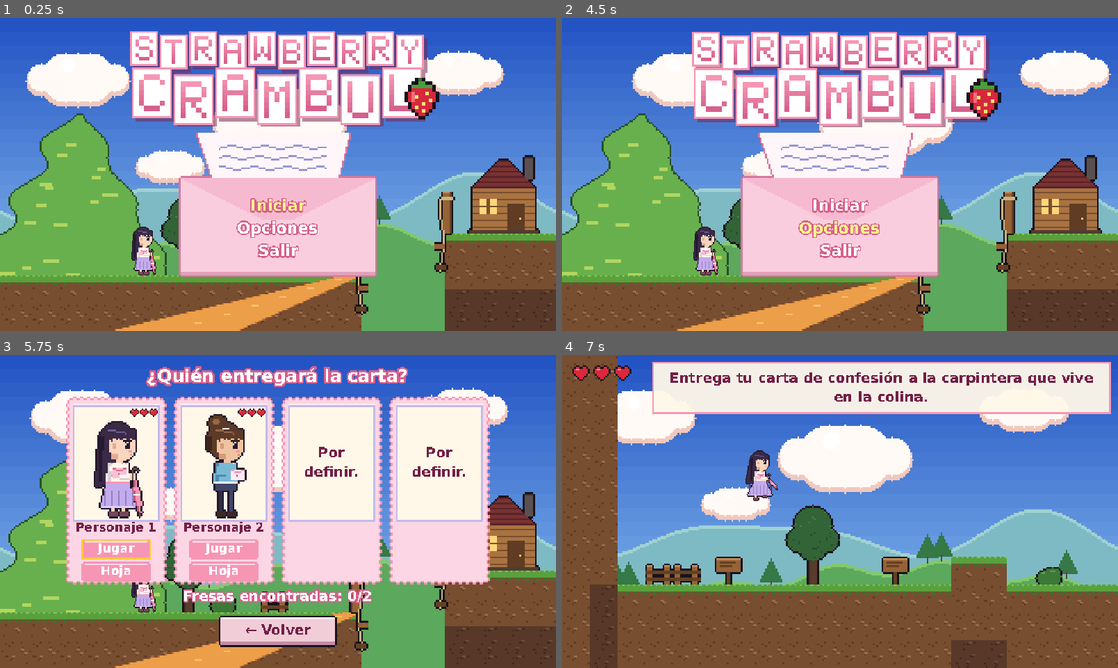
Above: before the commit, frames 1-4 (two rows, left to right).
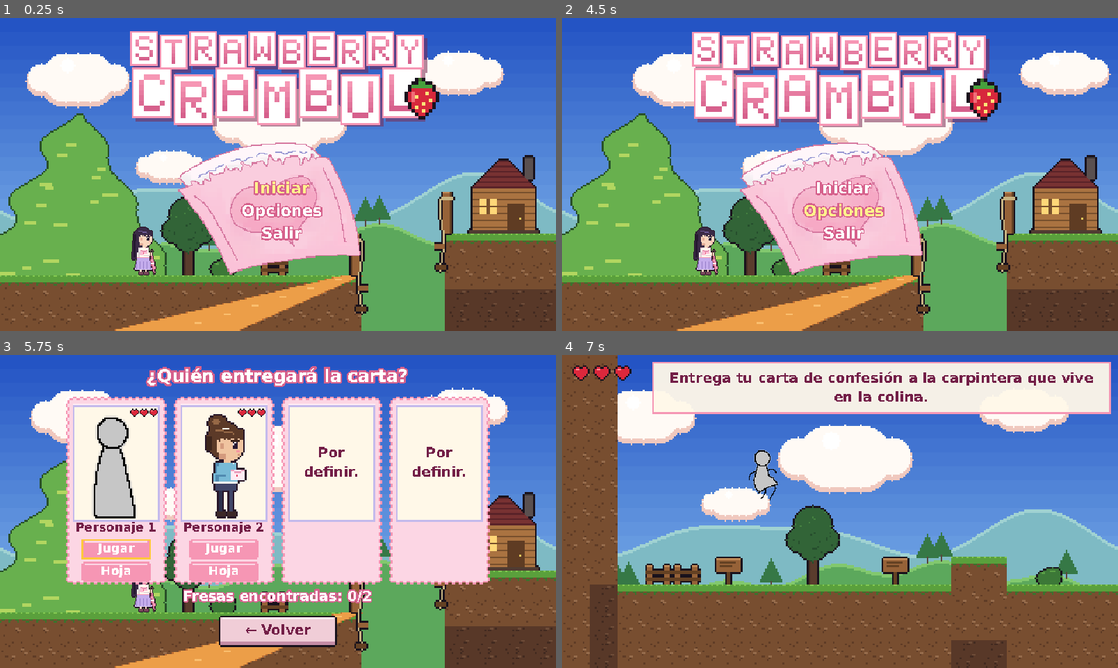
Above: after the commit, the same moments.

Repository: El-zapato/strawberry-crambul
Game: Godot game, scene res://scenes/ui/MainMenu.tscn
The game is run twice, just before and just after one commit, with the same random seed, the same clock (stepped at 60 frames per second) and the same inputs. Sound files missing from this copy of the repository are replaced by a short silence.
Inputs (mouse positions are in pixels of both pictures, inside the frame that each line leads up to):
- Up to frame 1 (0.25 s): no input
- Up to frame 2 (4.5 s): click "Opciones" at 0.5 s; click "Música: Sí" at 1.25 s; click "Música: No" at 2 s; click "Sonido: Sí" at 2.75 s; click "Sonido: No" at 3.5 s; click "Volver" at 4.25 s
- Up to frame 3 (5.75 s): click "Iniciar" at 5 s
- Up to frame 4 (7 s): click "Jugar" at 5.75 s; move the mouse to (962, 495) at 6.52 s; hold D (move_right) from 6.53 s (still down); click (962, 495) at 6.67 s; tap Space (jump) at 6.77 s

The runs differ from the first frame. In frame 1, 9.0% of the frame differs, in the area x 32-68%, y 36-83%; in frame 2, 8.9%; in frame 3, 2.4%; in frame 4, 0.7%.

Commit message:
NuevosSprites-personaje1

Diff:
--- a/assets/tilesets/level1_tileset.tres
+++ b/assets/tilesets/level1_tileset.tres
@@ -1,6 +1,6 @@
-[gd_resource type="TileSet" format=3]
+[gd_resource type="TileSet" format=3 uid="uid://dd5g2lcptelxj"]
 
-[ext_resource type="Texture2D" path="res://assets/sprites/tiles/level1_tiles.png" id="1_5v8ax"]
+[ext_resource type="Texture2D" uid="uid://55rmmckp3lsr" path="res://assets/sprites/tiles/level1_tiles.png" id="1_5v8ax"]
 
 [sub_resource type="TileSetAtlasSource" id="TileSetAtlasSource_n201d"]
 texture = ExtResource("1_5v8ax")
--- a/assets/ui/pixel_theme.tres
+++ b/assets/ui/pixel_theme.tres
@@ -1,48 +1,15 @@
-[gd_resource type="Theme" load_steps=22 format=3 uid="uid://pixel_theme"]
+[gd_resource type="Theme" format=3 uid="uid://cpl53560j6m3y"]
 
-[ext_resource type="Texture2D" path="res://assets/sprites/ui/button_normal.png" id="1_button_normal"]
-[ext_resource type="Texture2D" path="res://assets/sprites/ui/button_hover.png" id="2_button_hover"]
-[ext_resource type="Texture2D" path="res://assets/sprites/ui/button_pressed.png" id="3_button_pressed"]
-[ext_resource type="Texture2D" path="res://assets/sprites/ui/button_disabled.png" id="4_button_disabled"]
-[ext_resource type="Texture2D" path="res://assets/sprites/ui/button_focus.png" id="5_button_focus"]
-[ext_resource type="Texture2D" path="res://assets/sprites/ui/panel.png" id="6_panel"]
-[ext_resource type="Texture2D" path="res://assets/sprites/ui/pill_normal.png" id="7_pill_normal"]
-[ext_resource type="Texture2D" path="res://assets/sprites/ui/pill_hover.png" id="8_pill_hover"]
-[ext_resource type="Texture2D" path="res://assets/sprites/ui/pill_pressed.png" id="9_pill_pressed"]
-[ext_resource type="FontFile" path="res://assets/fonts/DejaVuSans-Bold.ttf" id="99_font"]
-
-[sub_resource type="StyleBoxTexture" id="Style_button_normal"]
-content_margin_left = 10.0
-content_margin_top = 6.0
-content_margin_right = 10.0
-content_margin_bottom = 8.0
-texture = ExtResource("1_button_normal")
-texture_margin_left = 8.0
-texture_margin_top = 8.0
-texture_margin_right = 8.0
-texture_margin_bottom = 8.0
-
-[sub_resource type="StyleBoxTexture" id="Style_button_hover"]
-content_margin_left = 10.0
-content_margin_top = 6.0
-content_margin_right = 10.0
-content_margin_bottom = 8.0
-texture = ExtResource("2_button_hover")
-texture_margin_left = 8.0
-texture_margin_top = 8.0
-texture_margin_right = 8.0
-texture_margin_bottom = 8.0
-
-[sub_resource type="StyleBoxTexture" id="Style_button_pressed"]
-content_margin_left = 10.0
-content_margin_top = 8.0
-content_margin_right = 10.0
-content_margin_bottom = 6.0
-texture = ExtResource("3_button_pressed")
-texture_margin_left = 8.0
-texture_margin_top = 8.0
-texture_margin_right = 8.0
-texture_margin_bottom = 8.0
+[ext_resource type="Texture2D" uid="uid://uhef5bjut6q1" path="res://assets/sprites/ui/button_normal.png" id="1_button_normal"]
+[ext_resource type="Texture2D" uid="uid://c7u8hb1fygm58" path="res://assets/sprites/ui/button_hover.png" id="2_button_hover"]
+[ext_resource type="Texture2D" uid="uid://cbgtnqcbbcgtd" path="res://assets/sprites/ui/button_pressed.png" id="3_button_pressed"]
+[ext_resource type="Texture2D" uid="uid://c88htl1eqh058" path="res://assets/sprites/ui/button_disabled.png" id="4_button_disabled"]
+[ext_resource type="Texture2D" uid="uid://cehhmr3yblerx" path="res://assets/sprites/ui/button_focus.png" id="5_button_focus"]
+[ext_resource type="Texture2D" uid="uid://bdr0ofoyd1lqt" path="res://assets/sprites/ui/panel.png" id="6_panel"]
+[ext_resource type="Texture2D" uid="uid://d2nxieoyes86h" path="res://assets/sprites/ui/pill_normal.png" id="7_pill_normal"]
+[ext_resource type="Texture2D" uid="uid://b22fwokig3j7w" path="res://assets/sprites/ui/pill_hover.png" id="8_pill_hover"]
+[ext_resource type="Texture2D" uid="uid://bwt8ocae1g7d6" path="res://assets/sprites/ui/pill_pressed.png" id="9_pill_pressed"]
+[ext_resource type="FontFile" uid="uid://c81fkfmgpj8d0" path="res://assets/fonts/DejaVuSans-Bold.ttf" id="99_font"]
 
 [sub_resource type="StyleBoxTexture" id="Style_button_disabled"]
 content_margin_left = 10.0
@@ -66,6 +33,45 @@
 texture_margin_right = 8.0
 texture_margin_bottom = 8.0
 
+[sub_resource type="StyleBoxTexture" id="Style_button_hover"]
+content_margin_left = 10.0
+content_margin_top = 6.0
+content_margin_right = 10.0
+content_margin_bottom = 8.0
+texture = ExtResource("2_button_hover")
+texture_margin_left = 8.0
+texture_margin_top = 8.0
+texture_margin_right = 8.0
+texture_margin_bottom = 8.0
+
+[sub_resource type="StyleBoxTexture" id="Style_button_normal"]
+content_margin_left = 10.0
+content_margin_top = 6.0
+content_margin_right = 10.0
+content_margin_bottom = 8.0
+texture = ExtResource("1_button_normal")
+texture_margin_left = 8.0
+texture_margin_top = 8.0
+texture_margin_right = 8.0
+texture_margin_bottom = 8.0
+
+[sub_resource type="StyleBoxTexture" id="Style_button_pressed"]
+content_margin_left = 10.0
+content_margin_top = 8.0
+content_margin_right = 10.0
+content_margin_bottom = 6.0
+texture = ExtResource("3_button_pressed")
+texture_margin_left = 8.0
+texture_margin_top = 8.0
+texture_margin_right = 8.0
+texture_margin_bottom = 8.0
+
+[sub_resource type="StyleBoxEmpty" id="Style_empty"]
+content_margin_left = 8.0
+content_margin_top = 2.0
+content_margin_right = 8.0
+content_margin_bottom = 2.0
+
 [sub_resource type="StyleBoxTexture" id="Style_panel"]
 content_margin_left = 12.0
 content_margin_top = 12.0
@@ -77,23 +83,23 @@
 texture_margin_right = 8.0
 texture_margin_bottom = 8.0
 
+[sub_resource type="StyleBoxTexture" id="Style_pill_hover"]
+content_margin_left = 8.0
+content_margin_top = 2.0
+content_margin_right = 8.0
+content_margin_bottom = 4.0
+texture = ExtResource("8_pill_hover")
+texture_margin_left = 6.0
+texture_margin_top = 6.0
+texture_margin_right = 6.0
+texture_margin_bottom = 6.0
+
 [sub_resource type="StyleBoxTexture" id="Style_pill_normal"]
 content_margin_left = 8.0
 content_margin_top = 2.0
 content_margin_right = 8.0
 content_margin_bottom = 4.0
 texture = ExtResource("7_pill_normal")
-texture_margin_left = 6.0
-texture_margin_top = 6.0
-texture_margin_right = 6.0
-texture_margin_bottom = 6.0
-
-[sub_resource type="StyleBoxTexture" id="Style_pill_hover"]
-content_margin_left = 8.0
-content_margin_top = 2.0
-content_margin_right = 8.0
-content_margin_bottom = 4.0
-texture = ExtResource("8_pill_hover")
 texture_margin_left = 6.0
 texture_margin_top = 6.0
 texture_margin_right = 6.0
@@ -110,49 +116,43 @@
 texture_margin_right = 6.0
 texture_margin_bottom = 6.0
 
-[sub_resource type="StyleBoxEmpty" id="Style_empty"]
-content_margin_left = 8.0
-content_margin_top = 2.0
-content_margin_right = 8.0
-content_margin_bottom = 2.0
-
 [resource]
 default_font = ExtResource("99_font")
 default_font_size = 16
 Button/colors/font_color = Color(0.45, 0.12, 0.28, 1)
+Button/colors/font_disabled_color = Color(0.78, 0.7, 0.76, 1)
+Button/colors/font_focus_color = Color(0.45, 0.12, 0.28, 1)
 Button/colors/font_hover_color = Color(1, 1, 1, 1)
+Button/colors/font_hover_pressed_color = Color(1, 0.92, 0.95, 1)
 Button/colors/font_pressed_color = Color(1, 0.92, 0.95, 1)
-Button/colors/font_focus_color = Color(0.45, 0.12, 0.28, 1)
-Button/colors/font_hover_pressed_color = Color(1, 0.92, 0.95, 1)
-Button/colors/font_disabled_color = Color(0.78, 0.7, 0.76, 1)
-Button/styles/normal = SubResource("Style_button_normal")
-Button/styles/hover = SubResource("Style_button_hover")
-Button/styles/pressed = SubResource("Style_button_pressed")
 Button/styles/disabled = SubResource("Style_button_disabled")
 Button/styles/focus = SubResource("Style_button_focus")
+Button/styles/hover = SubResource("Style_button_hover")
+Button/styles/normal = SubResource("Style_button_normal")
+Button/styles/pressed = SubResource("Style_button_pressed")
 Label/colors/font_color = Color(1, 0.97, 0.92, 1)
 Label/colors/font_outline_color = Color(0.45, 0.12, 0.28, 1)
 Label/constants/outline_size = 0
 LetterButton/base_type = &"Button"
 LetterButton/colors/font_color = Color(1, 1, 1, 1)
+LetterButton/colors/font_focus_color = Color(1, 0.95, 0.55, 1)
 LetterButton/colors/font_hover_color = Color(1, 0.95, 0.55, 1)
-LetterButton/colors/font_focus_color = Color(1, 0.95, 0.55, 1)
+LetterButton/colors/font_outline_color = Color(0.84, 0.38, 0.55, 1)
 LetterButton/colors/font_pressed_color = Color(1, 0.85, 0.3, 1)
-LetterButton/colors/font_outline_color = Color(0.84, 0.38, 0.55, 1)
 LetterButton/constants/outline_size = 6
 LetterButton/font_sizes/font_size = 18
+LetterButton/styles/focus = SubResource("Style_empty")
+LetterButton/styles/hover = SubResource("Style_empty")
 LetterButton/styles/normal = SubResource("Style_empty")
-LetterButton/styles/hover = SubResource("Style_empty")
 LetterButton/styles/pressed = SubResource("Style_empty")
-LetterButton/styles/focus = SubResource("Style_empty")
 PanelContainer/styles/panel = SubResource("Style_panel")
 PillButton/base_type = &"Button"
 PillButton/colors/font_color = Color(1, 1, 1, 1)
+PillButton/colors/font_focus_color = Color(1, 1, 1, 1)
 PillButton/colors/font_hover_color = Color(1, 1, 1, 1)
-PillButton/colors/font_focus_color = Color(1, 1, 1, 1)
 PillButton/colors/font_pressed_color = Color(1, 0.9, 0.95, 1)
 PillButton/font_sizes/font_size = 14
+PillButton/styles/focus = SubResource("Style_button_focus")
+PillButton/styles/hover = SubResource("Style_pill_hover")
 PillButton/styles/normal = SubResource("Style_pill_normal")
-PillButton/styles/hover = SubResource("Style_pill_hover")
 PillButton/styles/pressed = SubResource("Style_pill_pressed")
-PillButton/styles/focus = SubResource("Style_button_focus")
--- /dev/null
+++ b/carrusel/carrusel_container.gd
@@ -0,0 +1,5 @@
+@tool
+extends Node2D
+class_name CarouselContainer
+
+@export var spacing: float = 20.0
--- /dev/null
+++ b/carrusel/carrusel_container.tscn
@@ -0,0 +1,6 @@
+[gd_scene format=3 uid="uid://bup2o53xcuweo"]
+
+[ext_resource type="Script" uid="uid://ceb6pm6nlgn7b" path="res://carrusel/carrusel_container.gd" id="1_dwibm"]
+
+[node name="CarruselContainer" type="Node2D" unique_id=405448208]
+script = ExtResource("1_dwibm")
--- a/project.godot
+++ b/project.godot
@@ -1,15 +1,23 @@
 ; Engine configuration file.
 ; It's best edited using the editor UI and not directly,
-; but this file is the canonical reference source for project settings.
+; since the parameters that go here are not all obvious.
+;
+; Format:
+;   [section] ; section goes between []
+;   param=value ; assign values to parameters
 
 config_version=5
+
+[animation]
+
+compatibility/default_parent_skeleton_in_mesh_instance_3d=true
 
 [application]
 
 config/name="Strawberry Crambul"
 config/description="Videojuego híbrido plataformas + shooter + terror con pixel art."
 run/main_scene="res://scenes/ui/MainMenu.tscn"
-config/features=PackedStringArray("4.3", "GL Compatibility")
+config/features=PackedStringArray("4.7", "GL Compatibility")
 
 [autoload]
 
@@ -24,8 +32,13 @@
 window/size/window_width_override=1280
 window/size/window_height_override=720
 window/stretch/mode="viewport"
-window/stretch/aspect="keep"
 window/stretch/scale_mode="integer"
+
+[gui]
+
+theme/default_font_antialiasing=0
+theme/custom="res://assets/ui/pixel_theme.tres"
+theme/custom_font="res://assets/fonts/DejaVuSans-Bold.ttf"
 
 [input]
 
@@ -59,17 +72,10 @@
 ]
 }
 
-[gui]
-
-theme/custom="res://assets/ui/pixel_theme.tres"
-theme/custom_font="res://assets/fonts/DejaVuSans-Bold.ttf"
-theme/default_font_antialiasing=0
-
 [rendering]
 
 textures/canvas_textures/default_texture_filter=0
+renderer/rendering_method="gl_compatibility"
+renderer/rendering_method.mobile="gl_compatibility"
 2d/snap/snap_2d_transforms_to_pixel=true
 2d/snap/snap_2d_vertices_to_pixel=true
-
-renderer/rendering_method="gl_compatibility"
-renderer/rendering_method.mobile="gl_compatibility"
--- a/scenes/entities/Character1.tscn
+++ b/scenes/entities/Character1.tscn
@@ -1,19 +1,19 @@
-[gd_scene load_steps=4 format=3 uid="uid://character1"]
+[gd_scene format=3 uid="uid://character1"]
 
-[ext_resource type="Script" path="res://scripts/Character1.gd" id="1_char1"]
-[ext_resource type="Texture2D" path="res://assets/sprites/characters/character1.png" id="2_tex"]
+[ext_resource type="Script" uid="uid://27v4si6rs6q0" path="res://scripts/Character1.gd" id="1_char1"]
+[ext_resource type="Texture2D" uid="uid://dav6xnfo8v4g" path="res://assets/sprites/characters/character1.png" id="2_tex"]
 
 [sub_resource type="RectangleShape2D" id="RectangleShape2D_1"]
-size = Vector2(20, 44)
+size = Vector2(25, 58)
 
-[node name="Character1" type="CharacterBody2D"]
+[node name="Character1" type="CharacterBody2D" unique_id=1053956183]
 script = ExtResource("1_char1")
 
-[node name="CollisionShape2D" type="CollisionShape2D" parent="."]
-position = Vector2(0, -22)
+[node name="CollisionShape2D" type="CollisionShape2D" parent="." unique_id=2020613008]
+position = Vector2(4.5, -29)
 shape = SubResource("RectangleShape2D_1")
 
-[node name="Sprite2D" type="Sprite2D" parent="."]
-position = Vector2(0, -32)
+[node name="Sprite2D" type="Sprite2D" parent="." unique_id=69635730]
+position = Vector2(6, -32)
 texture = ExtResource("2_tex")
-hframes = 6
+hframes = 10
--- a/scenes/ui/DeathScreen.tscn
+++ b/scenes/ui/DeathScreen.tscn
@@ -1,22 +1,24 @@
-[gd_scene load_steps=2 format=3 uid="uid://death_screen"]
+[gd_scene format=3 uid="uid://cxfe1ep8f15bq"]
 
-[ext_resource type="Script" path="res://scripts/DeathScreen.gd" id="1_death"]
+[ext_resource type="Script" uid="uid://dlp523b56xxr3" path="res://scripts/DeathScreen.gd" id="1_death"]
 
-[node name="DeathScreen" type="Control"]
+[node name="DeathScreen" type="Control" unique_id=1485179302]
 layout_mode = 3
 anchors_preset = 15
 anchor_right = 1.0
 anchor_bottom = 1.0
+grow_horizontal = 2
+grow_vertical = 2
 script = ExtResource("1_death")
 
-[node name="Background" type="ColorRect" parent="."]
+[node name="Background" type="ColorRect" parent="." unique_id=604667844]
 layout_mode = 0
 offset_right = 640.0
 offset_bottom = 360.0
 mouse_filter = 2
 color = Color(0.03, 0, 0.02, 1)
 
-[node name="Body" type="TextureRect" parent="."]
+[node name="Body" type="TextureRect" parent="." unique_id=317806130]
 layout_mode = 0
 offset_left = 224.0
 offset_top = 28.0
@@ -26,14 +28,14 @@
 expand_mode = 1
 stretch_mode = 5
 
-[node name="Flash" type="ColorRect" parent="."]
+[node name="Flash" type="ColorRect" parent="." unique_id=1767690965]
 layout_mode = 0
 offset_right = 640.0
 offset_bottom = 360.0
 mouse_filter = 2
 color = Color(1, 0, 0, 0)
 
-[node name="Label" type="Label" parent="."]
+[node name="Label" type="Label" parent="." unique_id=465044263]
 layout_mode = 0
 offset_top = 272.0
 offset_right = 640.0
@@ -46,7 +48,7 @@
 horizontal_alignment = 1
 vertical_alignment = 1
 
-[node name="Timer" type="Timer" parent="."]
+[node name="Timer" type="Timer" parent="." unique_id=714864350]
 wait_time = 3.5
 one_shot = true
 
--- a/scenes/ui/MainMenu.tscn
+++ b/scenes/ui/MainMenu.tscn
@@ -1,29 +1,31 @@
-[gd_scene load_steps=6 format=3 uid="uid://main_menu"]
+[gd_scene format=3 uid="uid://o64parn8qy54"]
 
-[ext_resource type="Script" path="res://scripts/MainMenu.gd" id="1_mainmenu"]
+[ext_resource type="Script" uid="uid://cbspfbthct2x1" path="res://scripts/MainMenu.gd" id="1_mainmenu"]
 [ext_resource type="PackedScene" path="res://scenes/ui/MenuBackground.tscn" id="2_bg"]
-[ext_resource type="Texture2D" path="res://assets/sprites/ui/menu_scene.png" id="3_scene"]
-[ext_resource type="Texture2D" path="res://assets/sprites/ui/title.png" id="4_title"]
-[ext_resource type="Texture2D" path="res://assets/sprites/ui/letter.png" id="5_letter"]
+[ext_resource type="Texture2D" uid="uid://cfaetwdx4wuvf" path="res://assets/sprites/ui/menu_scene.png" id="3_scene"]
+[ext_resource type="Texture2D" uid="uid://lwyayf22wkk" path="res://assets/sprites/ui/title.png" id="4_title"]
+[ext_resource type="Texture2D" uid="uid://6a1gxny3bgmy" path="res://assets/sprites/ui/letter.png" id="5_letter"]
 
-[node name="MainMenu" type="Control"]
+[node name="MainMenu" type="Control" unique_id=1326652296]
 layout_mode = 3
 anchors_preset = 15
 anchor_right = 1.0
 anchor_bottom = 1.0
+grow_horizontal = 2
+grow_vertical = 2
 script = ExtResource("1_mainmenu")
 
-[node name="MenuBackground" parent="." instance=ExtResource("2_bg")]
+[node name="MenuBackground" parent="." unique_id=808107060 instance=ExtResource("2_bg")]
 layout_mode = 0
 
-[node name="Scene" type="TextureRect" parent="."]
+[node name="Scene" type="TextureRect" parent="." unique_id=1667080010]
 layout_mode = 0
 offset_right = 640.0
 offset_bottom = 360.0
 mouse_filter = 2
 texture = ExtResource("3_scene")
 
-[node name="Title" type="TextureRect" parent="."]
+[node name="Title" type="TextureRect" parent="." unique_id=330060093]
 layout_mode = 0
 offset_left = 130.0
 offset_top = 8.0
@@ -32,39 +34,39 @@
 mouse_filter = 2
 texture = ExtResource("4_title")
 
-[node name="Letter" type="TextureRect" parent="."]
+[node name="Letter" type="TextureRect" parent="." unique_id=1040663145]
 layout_mode = 0
-offset_left = 200.0
+offset_left = 172.0
 offset_top = 132.0
 offset_right = 440.0
-offset_bottom = 300.0
+offset_bottom = 325.0
 texture = ExtResource("5_letter")
 
-[node name="VBox" type="VBoxContainer" parent="Letter"]
+[node name="VBox" type="VBoxContainer" parent="Letter" unique_id=425828387]
 layout_mode = 0
-offset_left = 40.0
-offset_top = 60.0
-offset_right = 200.0
-offset_bottom = 160.0
+offset_left = 65.0
+offset_top = 43.0
+offset_right = 240.0
+offset_bottom = 138.0
 theme_override_constants/separation = 0
 alignment = 1
 
-[node name="PlayButton" type="Button" parent="Letter/VBox"]
+[node name="PlayButton" type="Button" parent="Letter/VBox" unique_id=1204954988]
 layout_mode = 2
 theme_type_variation = &"LetterButton"
 text = "Iniciar"
 
-[node name="OptionsButton" type="Button" parent="Letter/VBox"]
+[node name="OptionsButton" type="Button" parent="Letter/VBox" unique_id=70239159]
 layout_mode = 2
 theme_type_variation = &"LetterButton"
 text = "Opciones"
 
-[node name="QuitButton" type="Button" parent="Letter/VBox"]
+[node name="QuitButton" type="Button" parent="Letter/VBox" unique_id=1157609583]
 layout_mode = 2
 theme_type_variation = &"LetterButton"
 text = "Salir"
 
-[node name="OptionsPanel" type="PanelContainer" parent="."]
+[node name="OptionsPanel" type="PanelContainer" parent="." unique_id=1765005367]
 visible = false
 layout_mode = 0
 offset_left = 200.0
@@ -72,31 +74,31 @@
 offset_right = 440.0
 offset_bottom = 296.0
 
-[node name="VBox" type="VBoxContainer" parent="OptionsPanel"]
+[node name="VBox" type="VBoxContainer" parent="OptionsPanel" unique_id=379560460]
 layout_mode = 2
 theme_override_constants/separation = 8
 
-[node name="Label" type="Label" parent="OptionsPanel/VBox"]
+[node name="Label" type="Label" parent="OptionsPanel/VBox" unique_id=194584206]
 layout_mode = 2
 theme_override_colors/font_color = Color(0.84, 0.38, 0.55, 1)
 theme_override_font_sizes/font_size = 20
 text = "Opciones"
 horizontal_alignment = 1
 
-[node name="MusicButton" type="Button" parent="OptionsPanel/VBox"]
+[node name="MusicButton" type="Button" parent="OptionsPanel/VBox" unique_id=1149992844]
 layout_mode = 2
 text = "Música: Sí"
 
-[node name="SfxButton" type="Button" parent="OptionsPanel/VBox"]
+[node name="SfxButton" type="Button" parent="OptionsPanel/VBox" unique_id=64183814]
 layout_mode = 2
 text = "Sonido: Sí"
 
-[node name="CloseButton" type="Button" parent="OptionsPanel/VBox"]
+[node name="CloseButton" type="Button" parent="OptionsPanel/VBox" unique_id=1685171027]
 layout_mode = 2
 theme_type_variation = &"PillButton"
 text = "Volver"
 
-[node name="HiddenReset" type="Button" parent="."]
+[node name="HiddenReset" type="Button" parent="." unique_id=570678598]
 layout_mode = 0
 offset_top = 324.0
 offset_right = 144.0
@@ -106,7 +108,7 @@
 theme_override_font_sizes/font_size = 14
 text = "Nueva partida"
 
-[node name="ResetLabel" type="Label" parent="."]
+[node name="ResetLabel" type="Label" parent="." unique_id=984930819]
 visible = false
 layout_mode = 0
 offset_left = 8.0
--- a/scripts/Character1.gd
+++ b/scripts/Character1.gd
@@ -18,7 +18,7 @@
 const GRAVITY := 1960.0
 const INVULNERABLE_TIME := 1.5
 
-enum Frame { IDLE, RUN_A, RUN_B, JUMP, GLIDE, DEAD }
+enum Frame { IDLE_A, IDLE_B, RUN_A, RUN_B, RUN_C, JUMP, GLIDE, FALL, LAND, DEAD }
 
 var lives := 3
 var is_gliding := false
@@ -28,7 +28,10 @@
 var invulnerable := false
 var dying := false
 var hud: Node = null
+var _land_timer := 0.0
+const LAND_DURATION := 0.12
 var _anim_time := 0.0
+
 
 @onready var sprite: Sprite2D = $Sprite2D
 
@@ -69,26 +72,38 @@
 	var direction := Input.get_axis("move_left", "move_right") if controls_enabled else 0.0
 	velocity.x = direction * speed
 
+	var was_on_floor := is_on_floor()
+
 	move_and_slide()
+
+	if not was_on_floor and is_on_floor():
+		_land_timer = LAND_DURATION
+
 	_animate(delta, direction)
 
 	if global_position.y > fall_limit:
-		# Cayó al abismo: pierde una vida aunque sea invulnerable
 		take_damage(true)
 
 func _animate(delta: float, direction: float) -> void:
 	if direction != 0:
 		sprite.flip_h = direction < 0
-	if is_gliding:
+
+	if _land_timer > 0.0:
+		_land_timer -= delta
+		sprite.frame = Frame.LAND
+	elif is_gliding:
 		sprite.frame = Frame.GLIDE
 	elif not is_on_floor():
-		sprite.frame = Frame.JUMP
+		sprite.frame = Frame.JUMP if velocity.y < 0 else Frame.FALL
 	elif direction != 0:
 		_anim_time += delta
-		sprite.frame = Frame.RUN_A if int(_anim_time * 8) % 2 == 0 else Frame.RUN_B
+		# Ciclo de 3 frames de caminata, ~8 fps
+		var step := int(_anim_time * 8) % 3
+		sprite.frame = [Frame.RUN_A, Frame.RUN_B, Frame.RUN_C][step]
 	else:
-		_anim_time = 0.0
-		sprite.frame = Frame.IDLE
+		_anim_time += delta
+		# Respiración: 2 frames, ~2 fps (lento)
+		sprite.frame = Frame.IDLE_A if int(_anim_time * 2) % 2 == 0 else Frame.IDLE_B
 
 func take_damage(ignore_invulnerability := false) -> void:
 	if dying or (invulnerable and not ignore_invulnerability):
Binary file changed: assets/sprites/characters/character1.png
Binary file changed: assets/sprites/ui/letter.png
Not shown, added: carrusel/carrusel_container.gd.uid
